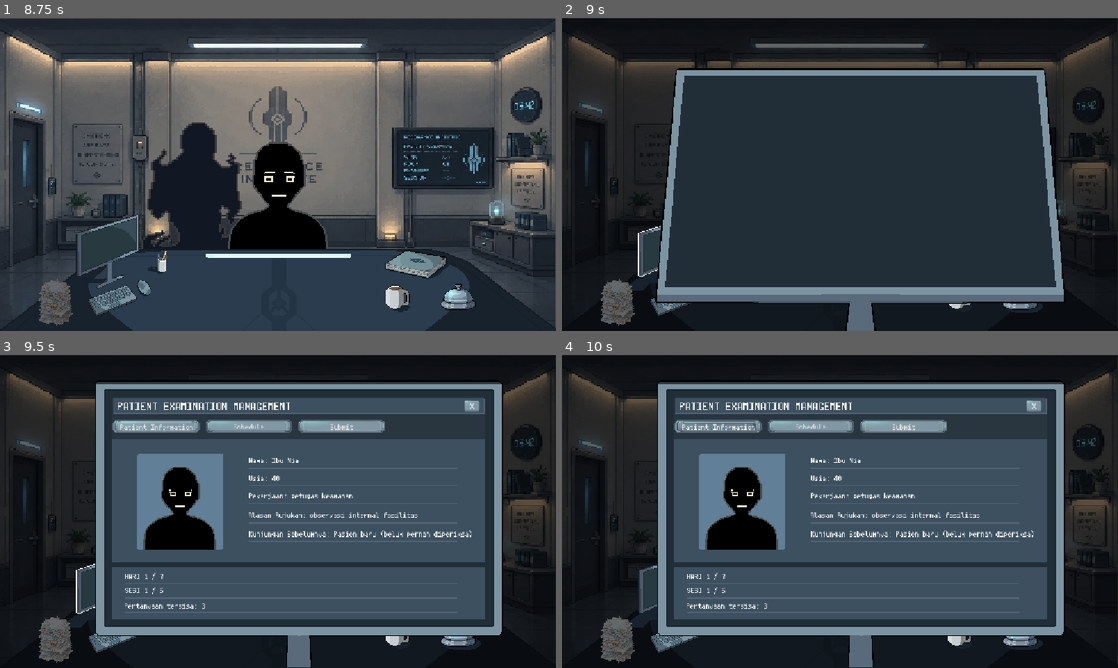
Above: before the commit, frames 1-4 (two rows, left to right).
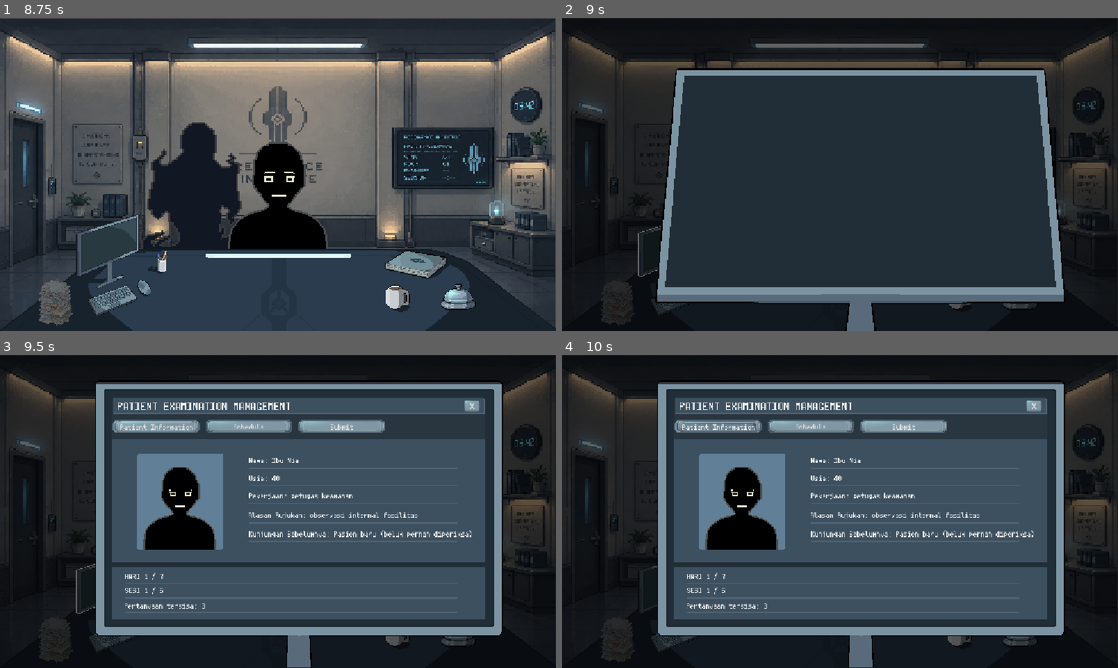
Above: after the commit, the same moments.

Repository: AzkaLufthansa/coral-memory
Game: Godot game, scene res://Scenes/Menu/main_menu.tscn
The game is run twice, just before and just after one commit, with the same random seed, the same clock (stepped at 60 frames per second) and the same inputs. Sound files missing from this copy of the repository are replaced by a short silence.
Inputs (mouse positions are in pixels of both pictures, inside the frame that each line leads up to):
- Up to frame 1 (8.75 s): click (166, 190) at 0.5 s; move the mouse to (250, 237) at 1.27 s; click (250, 237) at 1.42 s; move the mouse to (444, 221) at 2.02 s; click (444, 221) at 2.17 s; move the mouse to (111, 127) at 2.77 s; click (111, 127) at 2.92 s; move the mouse to (305, 174) at 3.52 s; click (305, 174) at 3.67 s; click (100, 252) at 4.25 s; click (417, 265) at 5 s; click (461, 299) at 5.75 s; click (100, 252) at 6.5 s; click (417, 265) at 7.25 s; click (461, 299) at 8 s
- Up to frame 2 (9 s): click (662, 252) at 8.75 s
- Up to frame 3 (9.5 s): no input
- Up to frame 4 (10 s): click "Patient Information" at 9.5 s

Frame 1 is identical in both runs. In frame 2, 1.8% of the frame differs, in the area x 7-87%, y 66-99%; in frame 3, 2.0%; in frame 4, 2.0%.

Commit message:
feat: adding pasien, echo, dialog, ui assets

Diff:
--- a/Scenes/Autoload/cursor.tscn
+++ b/Scenes/Autoload/cursor.tscn
@@ -8,4 +8,5 @@
 script = ExtResource("1_3bvg3")
 
 [node name="Sprite2D" type="Sprite2D" parent="." unique_id=1833984771]
+scale = Vector2(2, 2)
 texture = ExtResource("2_3bvg3")
--- a/Scenes/Menu/pause_menu.tscn
+++ b/Scenes/Menu/pause_menu.tscn
@@ -1,11 +1,46 @@
 [gd_scene format=3 uid="uid://ctgbe0qkspuke"]
 
 [ext_resource type="Script" uid="uid://bhsrow7rj2jju" path="res://Scripts/Menu/pause_menu.gd" id="1_6pfc5"]
+[ext_resource type="Texture2D" uid="uid://fn66lf70qj36" path="res://Assets/MainMenu/bkam.png" id="2_0km3y"]
 [ext_resource type="Texture2D" uid="uid://dnjdour47lnud" path="res://Assets/Sprites/karpet.png" id="2_jnmi5"]
+[ext_resource type="Texture2D" uid="uid://cbmvqob11tcnx" path="res://Assets/MainMenu/Titles.png" id="3_3hoqq"]
 [ext_resource type="AudioStream" uid="uid://dl3it4uvj78yk" path="res://Assets/Audio/SFX  menu click.mp3" id="3_jnmi5"]
-
-[sub_resource type="LabelSettings" id="LabelSettings_4kxuq"]
-font_size = 141
+[ext_resource type="Texture2D" uid="uid://c1jil0beuyq2f" path="res://Assets/PauseMenu/Resume(normal).png" id="4_gy8ec"]
+[ext_resource type="Texture2D" uid="uid://suipx8heomkc" path="res://Assets/PauseMenu/Resume(clicked).png" id="5_xcmcy"]
+[ext_resource type="Texture2D" uid="uid://hke406qic0xt" path="res://Assets/PauseMenu/Resume(hover).png" id="6_avgy8"]
+[ext_resource type="Texture2D" uid="uid://d1ihcjyyfesii" path="res://Assets/PauseMenu/Setting(normal).png" id="7_3pdrh"]
+[ext_resource type="Texture2D" uid="uid://b1ka1j2kh6noc" path="res://Assets/PauseMenu/Setting(clickeds).png" id="8_27xhj"]
+[ext_resource type="Texture2D" uid="uid://bgbuca5heu87y" path="res://Assets/PauseMenu/Setting(hover).png" id="9_4g2u8"]
+[ext_resource type="Texture2D" uid="uid://chfnd6orvdbn1" path="res://Assets/PauseMenu/Menu(normal).png" id="10_oro2f"]
+[ext_resource type="Texture2D" uid="uid://b6ld5m3gkhcvp" path="res://Assets/PauseMenu/Menu(clicked).png" id="11_bpkf0"]
+[ext_resource type="Texture2D" uid="uid://c1qgfmkq5noca" path="res://Assets/PauseMenu/Menu(hover).png" id="12_4wfsh"]
+
+[sub_resource type="StyleBoxTexture" id="StyleBoxTexture_dehqv"]
+texture = ExtResource("4_gy8ec")
+
+[sub_resource type="StyleBoxTexture" id="StyleBoxTexture_j2cck"]
+texture = ExtResource("5_xcmcy")
+
+[sub_resource type="StyleBoxTexture" id="StyleBoxTexture_2on0c"]
+texture = ExtResource("6_avgy8")
+
+[sub_resource type="StyleBoxTexture" id="StyleBoxTexture_d37mi"]
+texture = ExtResource("7_3pdrh")
+
+[sub_resource type="StyleBoxTexture" id="StyleBoxTexture_n2ruk"]
+texture = ExtResource("8_27xhj")
+
+[sub_resource type="StyleBoxTexture" id="StyleBoxTexture_gy8ec"]
+texture = ExtResource("9_4g2u8")
+
+[sub_resource type="StyleBoxTexture" id="StyleBoxTexture_28aqb"]
+texture = ExtResource("10_oro2f")
+
+[sub_resource type="StyleBoxTexture" id="StyleBoxTexture_xcmcy"]
+texture = ExtResource("11_bpkf0")
+
+[sub_resource type="StyleBoxTexture" id="StyleBoxTexture_avgy8"]
+texture = ExtResource("12_4wfsh")
 
 [node name="PauseMenu" type="CanvasLayer" unique_id=967780085]
 process_mode = 3
@@ -19,25 +54,19 @@
 offset_bottom = 72.0
 grow_horizontal = 2
 grow_vertical = 2
-color = Color(0.105882354, 0.105882354, 0.105882354, 0.69803923)
-
-[node name="Label" type="Label" parent="ColorRect" unique_id=15580023]
-layout_mode = 1
-anchors_preset = 8
-anchor_left = 0.5
-anchor_top = 0.5
-anchor_right = 0.5
-anchor_bottom = 0.5
-offset_left = -168.0
-offset_top = -188.0
-offset_right = 376.0
-offset_bottom = 5.0
-grow_horizontal = 2
-grow_vertical = 2
-text = "PAUSED"
-label_settings = SubResource("LabelSettings_4kxuq")
-horizontal_alignment = 1
-vertical_alignment = 1
+color = Color(0.105882354, 0.105882354, 0.105882354, 0.99607843)
+
+[node name="Logo" type="Sprite2D" parent="ColorRect" unique_id=500536617]
+position = Vector2(334, 132)
+scale = Vector2(2, 2)
+texture = ExtResource("2_0km3y")
+
+[node name="Label" type="Sprite2D" parent="ColorRect" unique_id=383197758]
+position = Vector2(640, 122)
+scale = Vector2(5, 5)
+texture = ExtResource("3_3hoqq")
+region_enabled = true
+region_rect = Rect2(27.766785, 30.935692, 100.58923, 54.866707)
 
 [node name="Main" type="Control" parent="ColorRect" unique_id=204879101]
 layout_mode = 1
@@ -52,30 +81,38 @@
 anchors_preset = 5
 anchor_left = 0.5
 anchor_right = 0.5
-offset_left = -192.0
-offset_top = 368.0
-offset_right = 152.0
-offset_bottom = 416.0
-grow_horizontal = 2
-text = "Resume Game"
+offset_left = -232.0
+offset_top = 328.0
+offset_right = 112.0
+offset_bottom = 376.0
+grow_horizontal = 2
+theme_override_styles/normal = SubResource("StyleBoxTexture_dehqv")
+theme_override_styles/pressed = SubResource("StyleBoxTexture_j2cck")
+theme_override_styles/hover = SubResource("StyleBoxTexture_2on0c")
 
 [node name="Setting" type="Button" parent="ColorRect/Main" unique_id=1137472299]
 layout_mode = 0
-offset_left = 448.0
+offset_left = 408.0
 offset_top = 424.0
-offset_right = 792.0
+offset_right = 752.0
 offset_bottom = 472.0
-text = "Setting"
+theme_override_styles/normal = SubResource("StyleBoxTexture_d37mi")
+theme_override_styles/pressed = SubResource("StyleBoxTexture_n2ruk")
+theme_override_styles/hover = SubResource("StyleBoxTexture_gy8ec")
 
 [node name="MainMenu" type="Button" parent="ColorRect/Main" unique_id=996099597]
 layout_mode = 0
-offset_left = 448.0
-offset_top = 480.0
-offset_right = 792.0
-offset_bottom = 528.0
-text = "Main Menu"
+offset_left = 408.0
+offset_top = 512.0
+offset_right = 752.0
+offset_bottom = 560.0
+theme_override_styles/normal = SubResource("StyleBoxTexture_28aqb")
+theme_override_styles/pressed = SubResource("StyleBoxTexture_xcmcy")
+theme_override_styles/hover = SubResource("StyleBoxTexture_avgy8")
+alignment = 0
 
 [node name="Button" type="Button" parent="." unique_id=1339372866]
+visible = false
 offset_left = 38.0
 offset_top = 32.0
 offset_right = 107.0
--- a/Scenes/main.tscn
+++ b/Scenes/main.tscn
@@ -1,6 +1,11 @@
 [gd_scene format=3 uid="uid://bk62smdi5iqci"]
 
 [ext_resource type="Script" uid="uid://bv3ghj308xmv5" path="res://Scenes/main.gd" id="1_main"]
+[ext_resource type="PackedScene" uid="uid://ctgbe0qkspuke" path="res://Scenes/Menu/pause_menu.tscn" id="2_bo1nx"]
 
 [node name="EchoExaminer" type="Node2D" unique_id=1528150081]
 script = ExtResource("1_main")
+
+[node name="PauseMenu" parent="." unique_id=967780085 instance=ExtResource("2_bo1nx")]
+layer = 128
+visible = false
--- a/project.godot
+++ b/project.godot
@@ -32,7 +32,6 @@
 
 window/stretch/mode="canvas_items"
 window/stretch/aspect="expand"
-mouse_cursor/custom_image="uid://bp0scv72dj2bs"
 
 [filesystem]
 
Binary file added: Assets/Dialog/Closed-Choice-Sheet.png
Not shown, added: Assets/Dialog/Closed-Choice-Sheet.png.import
Binary file added: Assets/Dialog/Dialog_Box-Sheet.png
Not shown, added: Assets/Dialog/Dialog_Box-Sheet.png.import
Binary file added: Assets/Dialog/Open_Choice-Sheet.png
Not shown, added: Assets/Dialog/Open_Choice-Sheet.png.import
Binary file added: Assets/Echo/Angry/Angry-Sheet.png
Not shown, added: Assets/Echo/Angry/Angry-Sheet.png.import
Binary file added: Assets/Echo/Envy/Envy-Sheet.png
Not shown, added: Assets/Echo/Envy/Envy-Sheet.png.import
Binary file added: Assets/Echo/Guilt/Guilt-Sheet.png
Not shown, added: Assets/Echo/Guilt/Guilt-Sheet.png.import
(and 134 more such lines)
